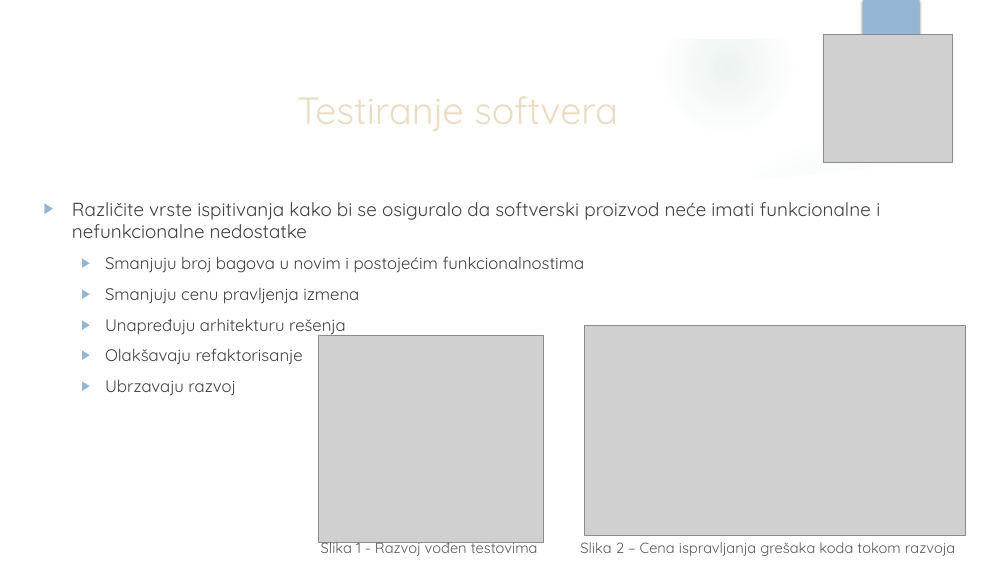
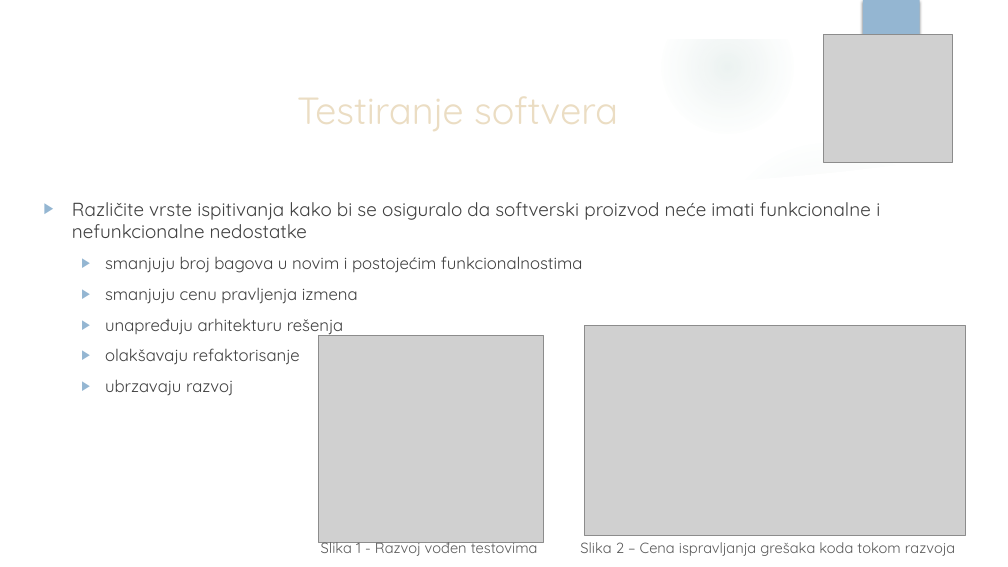
Before and after one commit to vhristov97/Prezentacija, a slide deck: slide 2 of UnitTestingFrameworks_VH_JN.pptx. Drawn at 1008x567 pixels with LibreOffice and Linux fonts; fonts in the diff are those of the drawing; grey boxes stand for pictures; background and template pictures are left out. Boxes give left, top, right and bottom in pixels: in the first picture for what was removed or moved away, otherwise in the second. Text is boxed around its words. In the diff, an @@ line names an element or a change of style, - is before the commit and + after.

```diff
--- a/UnitTestingFrameworks_VH_JN.pptx
+++ b/UnitTestingFrameworks_VH_JN.pptx
@@ text at (x1=105, y1=256, x2=583, y2=396): text changed @@
-  ▶ Smanjuju broj bagova u novim i postojećim funkcionalnostima
-  ▶ Smanjuju cenu pravljenja izmena
-  ▶ Unapređuju arhitekturu rešenja
-  ▶ Olakšavaju refaktorisanje
-  ▶ Ubrzavaju razvoj
+  ▶ smanjuju broj bagova u novim i postojećim funkcionalnostima
+  ▶ smanjuju cenu pravljenja izmena
+  ▶ unapređuju arhitekturu rešenja
+  ▶ olakšavaju refaktorisanje
+  ▶ ubrzavaju razvoj
```
Also in this commit, not shown: 4 other slides changed, 7 slides added.
